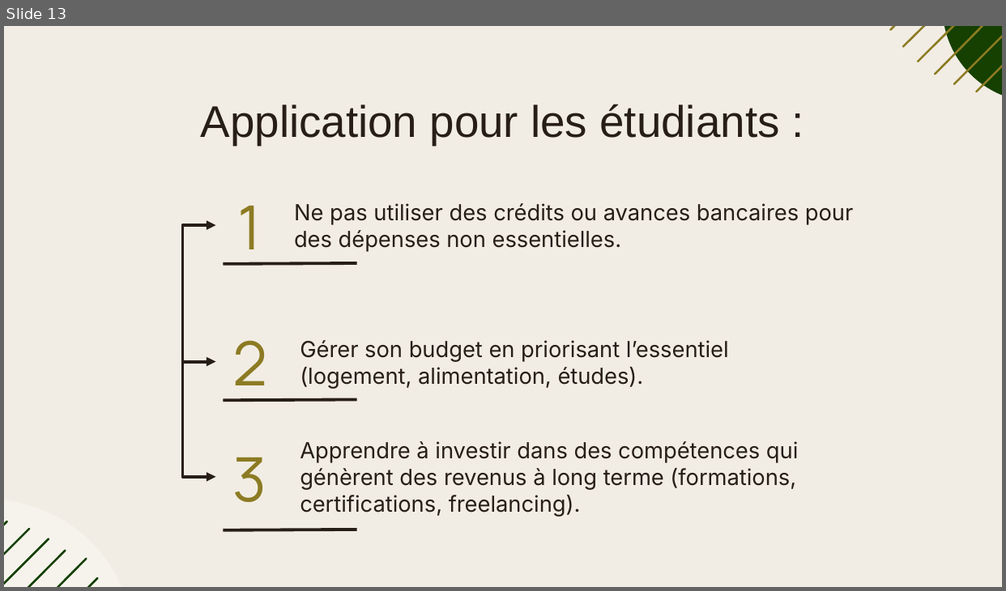
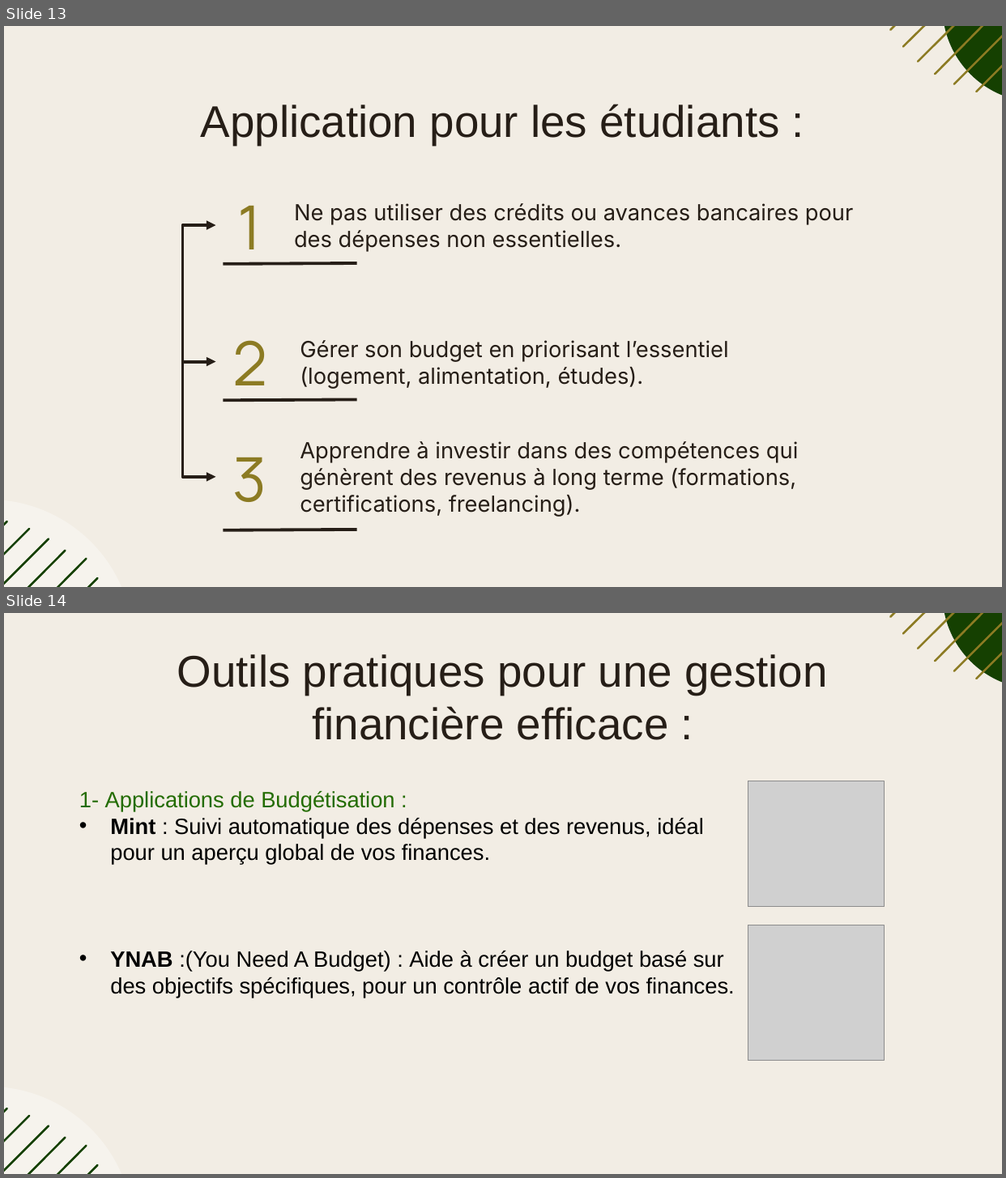
Before and after one commit to jaaysus/SoftSkillsPresentation, a slide deck: final.pptx. Shown one above the other, each under a label of ours: slide 13 before the commit, slides 13 and 14 after it. The pictures are 1006x591 and 1006x1178 pixels, drawn with LibreOffice and Linux fonts; fonts in the diff are those of the drawing; grey boxes stand for pictures. Boxes give left, top, right and bottom in pixels: in the first picture for what was removed or moved away, otherwise in the second. Text is boxed around its words. In the diff, an @@ line names an element or a change of style, - is before the commit and + after.

```diff
--- a/final.pptx
+++ b/final.pptx
@@ slide 14 added at (4, 613, 1002, 1174), background #F2EDE4; not listed: 14 template elements that a slide beside it also shows @@
@@ title added at (177, 654, 827, 740), 32 pt, text #261E17 @@
+Outils pratiques pour une gestion financière efficace :
@@ picture added at (748, 781, 884, 906) @@
@@ text added at (79, 791, 735, 998), 16 pt, text #000000 @@
+1- Applications de Budgétisation :
+• Mint : Suivi automatique des dépenses et des revenus, idéal pour un aperçu global de vos finances.
+• YNAB :(You Need A Budget) : Aide à créer un budget basé sur des objectifs spécifiques, pour un contrôle actif de vos finances.
@@ picture added at (748, 926, 884, 1060) @@
```
Also in this commit, not shown: 1 other slide added, 1 other file.
